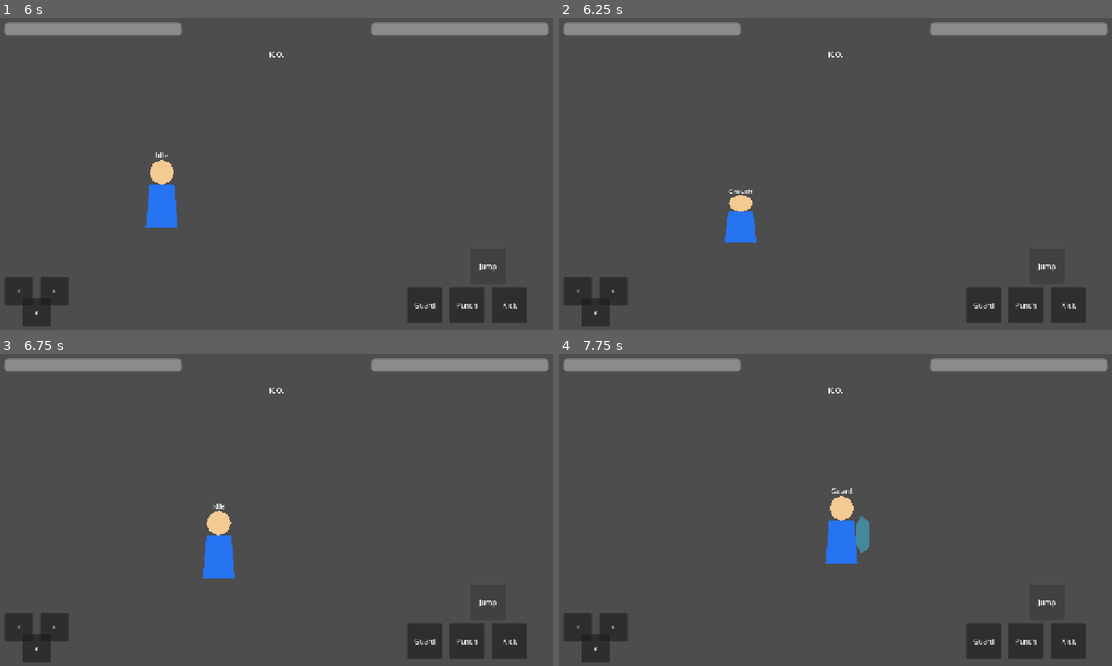
Above: before the commit, frames 1-4 (two rows, left to right).
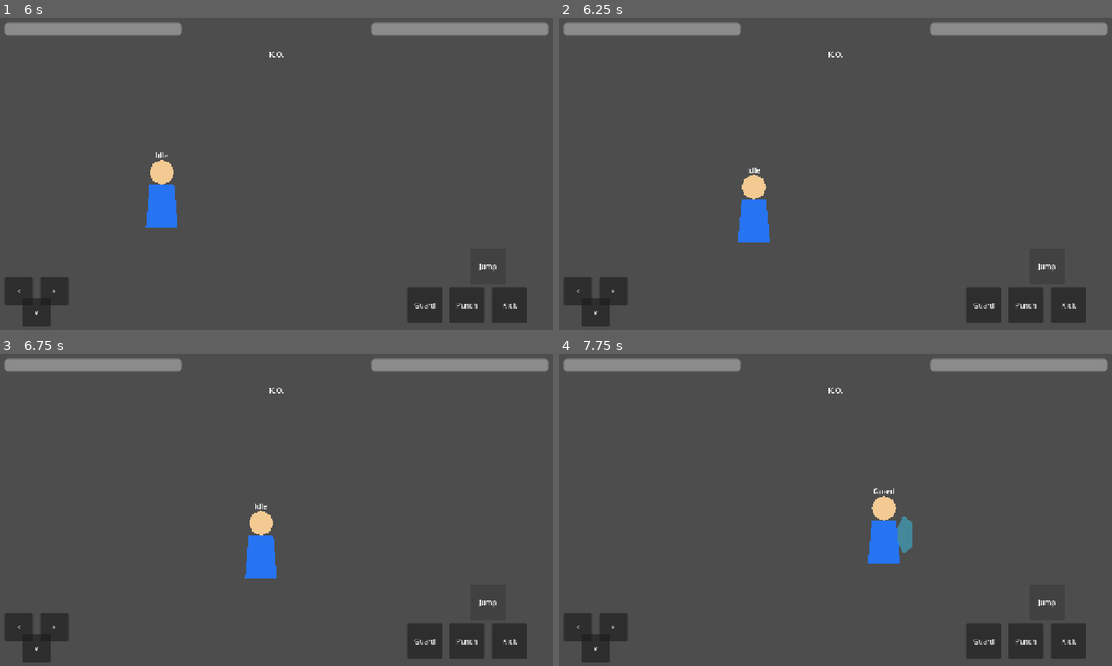
Above: after the commit, the same moments.

Repository: adamonine-stack/hashire-kaminari-dakkan-no-kobushi
Game: Godot game, scene res://scenes/Battle.tscn
Same seed, same stepped clock (60 frames per second), same inputs: the game is played once before the commit and once after it.
Inputs:
- Up to frame 1 (6 s): click "<" at 0.5 s; click ">" at 1.25 s; click "v" at 2 s; click "Punch" at 2.75 s; click "Kick" at 3.5 s; click "Guard" at 4.25 s; click "Jump" at 5 s; hold Right (move_right) from 5.78 s (still down); hold Down (crouch) from 5.78 s (still down); tap J (attack) at 5.85 s
- Up to frame 2 (6.25 s): keep holding Right (move_right); keep holding Down (crouch); tap Up (jump) at 6.02 s
- Up to frame 3 (6.75 s): keep holding Right (move_right); release Down (crouch) at 6.53 s; tap Down (crouch) at 6.6 s
- Up to frame 4 (7.75 s): tap Up (jump) at 6.77 s; tap L (guard) at 6.8 s; release Right (move_right) at 7.28 s; hold Left (move_left) from 7.28 s (still down); hold L (guard) from 7.28 s (still down); tap K (kick) at 7.55 s

Frame 1 is identical in both runs. In frame 2, 1.1% of the frame differs, in the area x 29-39%, y 47-72%; in frame 3, 2.0%; in frame 4, 2.5%, in the area x 48-64%, y 42-68%.
Error after the commit: Invalid assignment of property or key 'visible' with value of type 'bool' on a base object of type 'null instance'. (res://scripts/player/player_movement.gd:15…

Commit message:
Dev012: add crouch state

Diff:
--- a/godot/scripts/player/player_movement.gd
+++ b/godot/scripts/player/player_movement.gd
@@ -18,10 +18,12 @@
 var kick_active_timer := 0.0
 var kick_cooldown_timer := 0.0
 var is_guarding := false
+var is_crouching := false
 
 @onready var visual_root := $VisualRoot
 @onready var state_label := $VisualRoot/IdlePlaceholder/IdleStateLabel
 @onready var guard_visual := $VisualRoot/IdlePlaceholder/GuardPlaceholder
+@onready var crouch_visual := $VisualRoot/IdlePlaceholder/CrouchPlaceholder
 @onready var attack_area := $AttackArea
 @onready var attack_shape := $AttackArea/CollisionShape2D
 @onready var kick_area := $KickHitBox
@@ -30,21 +32,19 @@
 
 func _physics_process(delta: float) -> void:
 	var direction := Input.get_axis("move_left", "move_right")
-	var is_crouching := Input.is_action_pressed("crouch") and is_on_floor()
-	var current_speed := crouch_speed if is_crouching else move_speed
 	var is_kicking := kick_active_timer > 0.0
 
+	_update_crouch_state()
 	_update_guard_state()
 
-	if is_kicking or is_guarding:
+	if is_kicking or is_guarding or is_crouching:
 		direction = 0.0
-		is_crouching = false
 
 	if direction != 0.0:
 		facing_direction = signf(direction)
 		visual_root.scale.x = facing_direction
 
-	velocity.x = direction * current_speed
+	velocity.x = direction * move_speed
 
 	if is_on_floor():
 		if Input.is_action_just_pressed("jump") and not is_crouching and not is_kicking and not is_guarding:
@@ -54,14 +54,14 @@
 	else:
 		velocity.y += gravity * delta
 
-	if not is_kicking and not is_guarding and Input.is_action_just_pressed("attack") and attack_cooldown_timer <= 0.0:
+	if not is_kicking and not is_guarding and not is_crouching and Input.is_action_just_pressed("attack") and attack_cooldown_timer <= 0.0:
 		_start_attack()
-	if not is_guarding and Input.is_action_just_pressed("kick") and kick_cooldown_timer <= 0.0 and attack_active_timer <= 0.0:
+	if not is_guarding and not is_crouching and Input.is_action_just_pressed("kick") and kick_cooldown_timer <= 0.0 and attack_active_timer <= 0.0:
 		_start_kick()
 
 	_update_attack(delta)
 	_update_kick(delta)
-	_update_visual_state(is_crouching)
+	_update_visual_state()
 	move_and_slide()
 
 	var viewport_width := get_viewport_rect().size.x
@@ -77,7 +77,7 @@
 
 
 func _update_guard_state() -> void:
-	var can_start_guard := attack_active_timer <= 0.0 and kick_active_timer <= 0.0
+	var can_start_guard := attack_active_timer <= 0.0 and kick_active_timer <= 0.0 and not is_crouching
 
 	if is_guarding:
 		if not Input.is_action_pressed("guard"):
@@ -89,6 +89,21 @@
 		is_guarding = true
 		velocity.x = 0.0
 		print("Guard Start")
+
+
+func _update_crouch_state() -> void:
+	var can_start_crouch := is_on_floor() and attack_active_timer <= 0.0 and kick_active_timer <= 0.0 and not is_guarding
+
+	if is_crouching:
+		if not Input.is_action_pressed("down") or not is_on_floor():
+			is_crouching = false
+			print("Crouch End")
+		return
+
+	if Input.is_action_just_pressed("down") and can_start_crouch:
+		is_crouching = true
+		velocity.x = 0.0
+		print("Crouch Start")
 
 
 func _start_kick() -> void:
@@ -128,7 +143,7 @@
 		print("Kick End")
 
 
-func _update_visual_state(is_crouching: bool) -> void:
+func _update_visual_state() -> void:
 	if kick_active_timer > 0.0:
 		state_label.text = "Kick"
 	elif attack_active_timer > 0.0:
@@ -141,5 +156,6 @@
 		state_label.text = "Idle"
 
 	guard_visual.visible = is_guarding
+	crouch_visual.visible = is_crouching
 	var target_y_scale := 0.7 if is_crouching else 1.0
 	visual_root.scale.y = target_y_scale
